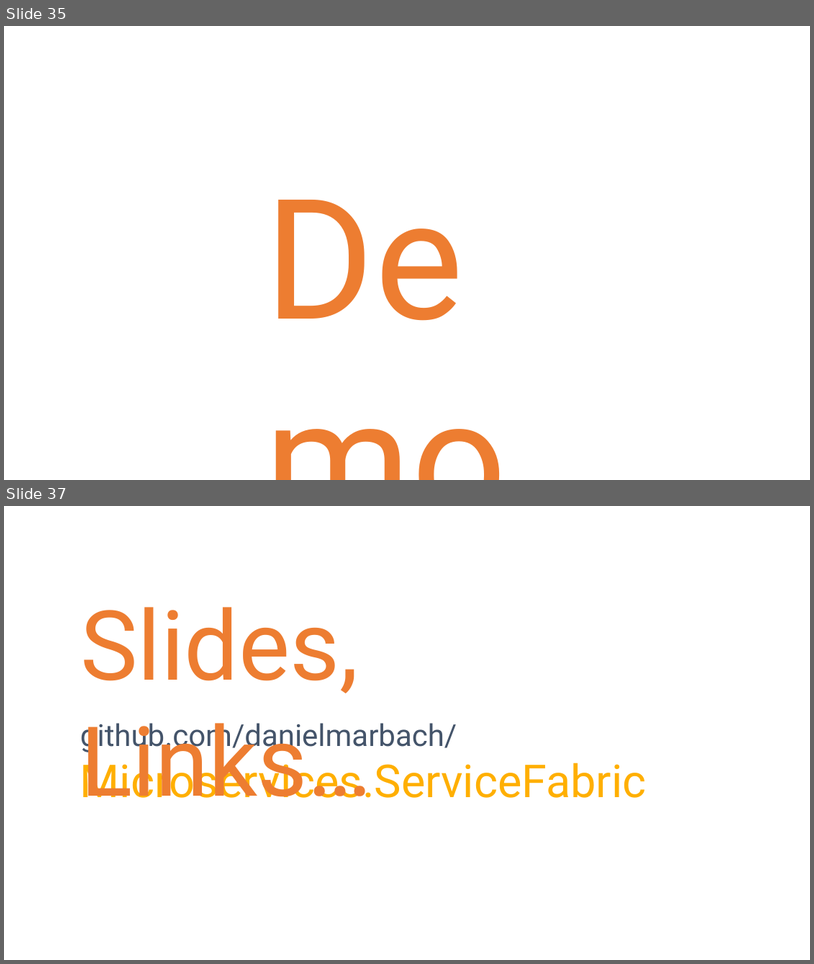
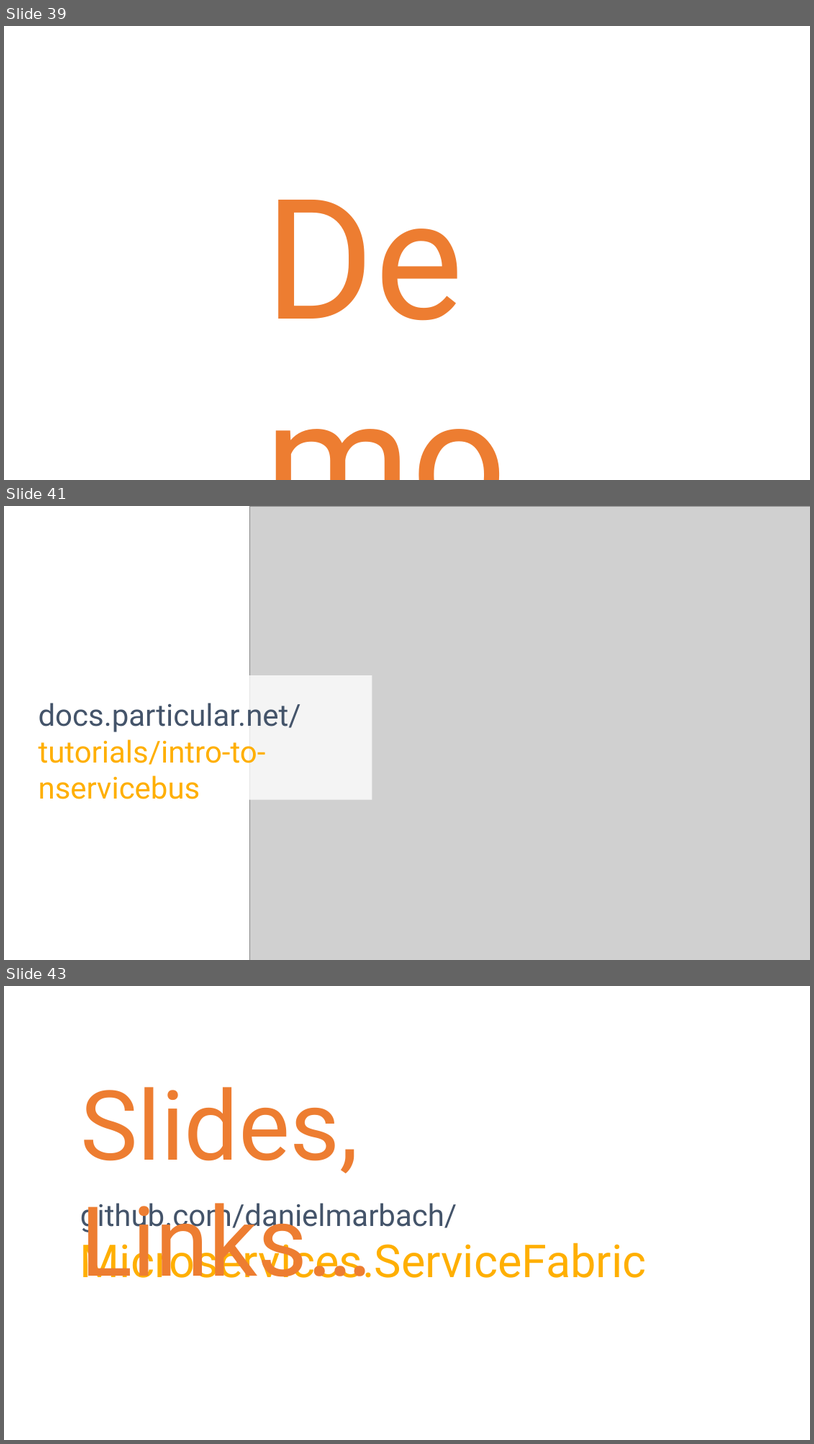
Before and after one commit to danielmarbach/Microservices.ServiceFabric, a slide deck: presentation.pptx. Shown one above the other, each under a label of ours: slides 35 and 37 before the commit, slides 39, 41 and 43 after it; the slides between them are not shown. The pictures are 814x964 and 814x1444 pixels, drawn with LibreOffice and Linux fonts; fonts in the diff are those of the drawing; grey boxes stand for pictures. Boxes give left, top, right and bottom in pixels: in the first picture for what was removed or moved away, otherwise in the second. Text is boxed around its words. In the diff, an @@ line names an element or a change of style, - is before the commit and + after.

```diff
--- a/presentation.pptx
+++ b/presentation.pptx
@@ slide 41 added at (4,506,810,960), background #FFFFFF @@
@@ picture added at (250,506,810,960) @@
@@ rectangle added at (18,675,373,800), fill #FFFFFF at 78% opacity @@
@@ text added at (39,703,301,799), 36 pt, text #FFAF00 @@
+docs.particular.net/
+tutorials/intro-to-nservicebus
@@ what was slide 35 is now slide 39 @@
@@ what was slide 37 is now slide 43 @@
```
Also in this commit, not shown: 1 slide changed, 6 other slides added, 1 slide removed, 1 other file.
